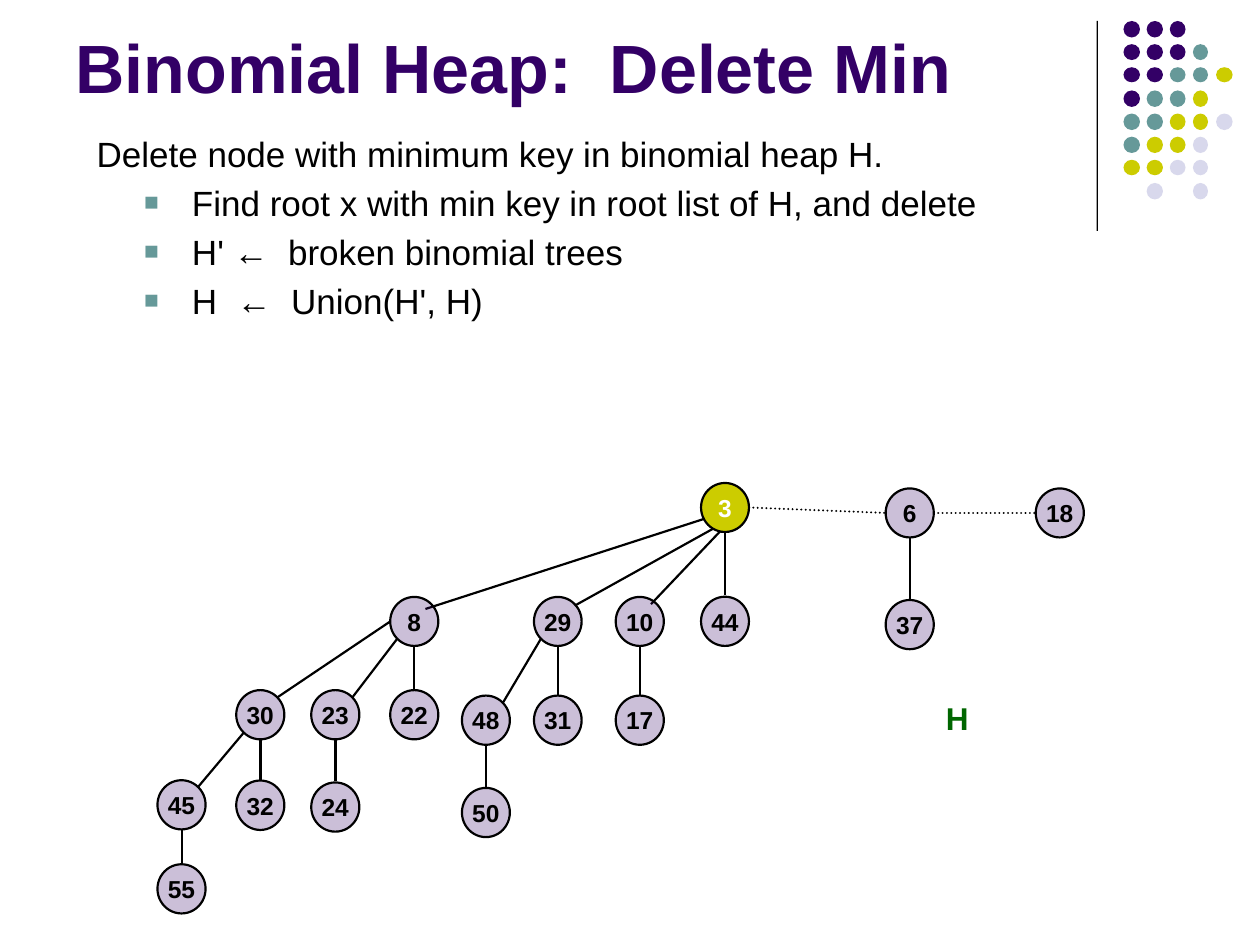
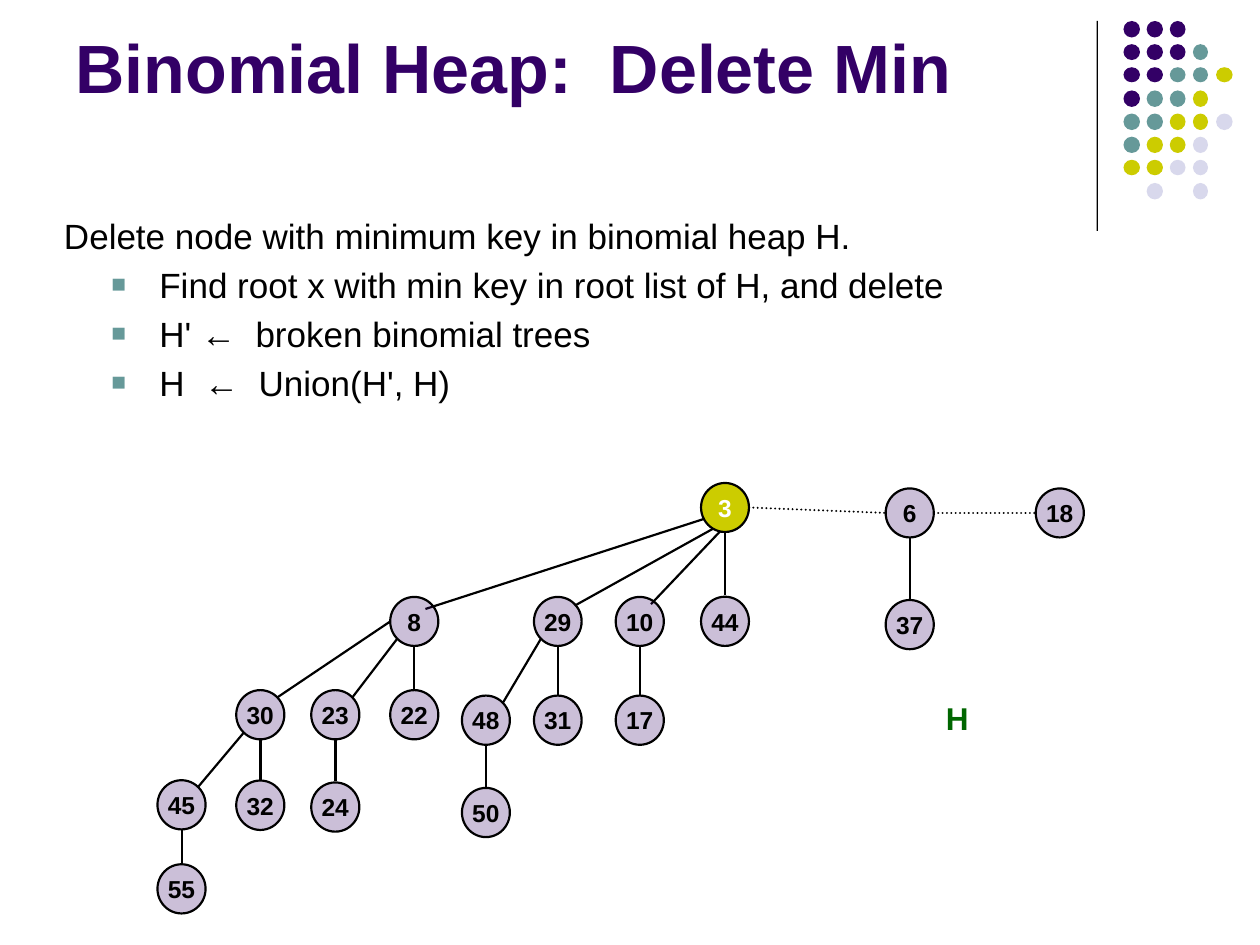
Before and after one commit to Collins-kariuk/Algorithms, a slide deck: slide 106 of Lectures/Lecture 09_Mergeable Heaps.pptx. Drawn at 1260x945 pixels with LibreOffice and Linux fonts; fonts in the diff are those of the drawing. Boxes give left, top, right and bottom in pixels: in the first picture for what was removed or moved away, otherwise in the second. Text is boxed around its words. In the diff, an @@ line names an element or a change of style, - is before the commit and + after.

```diff
--- a/Lectures/Lecture 09_Mergeable Heaps.pptx
+++ b/Lectures/Lecture 09_Mergeable Heaps.pptx
@@ text "Delete node with minimum key ...": place and size @@
-text "Delete node with minimum key ..." at (97,141,976,321)
+text "Delete node with minimum key ..." at (64,223,943,402)
```
Also in this commit, not shown: 7 other slides changed.
